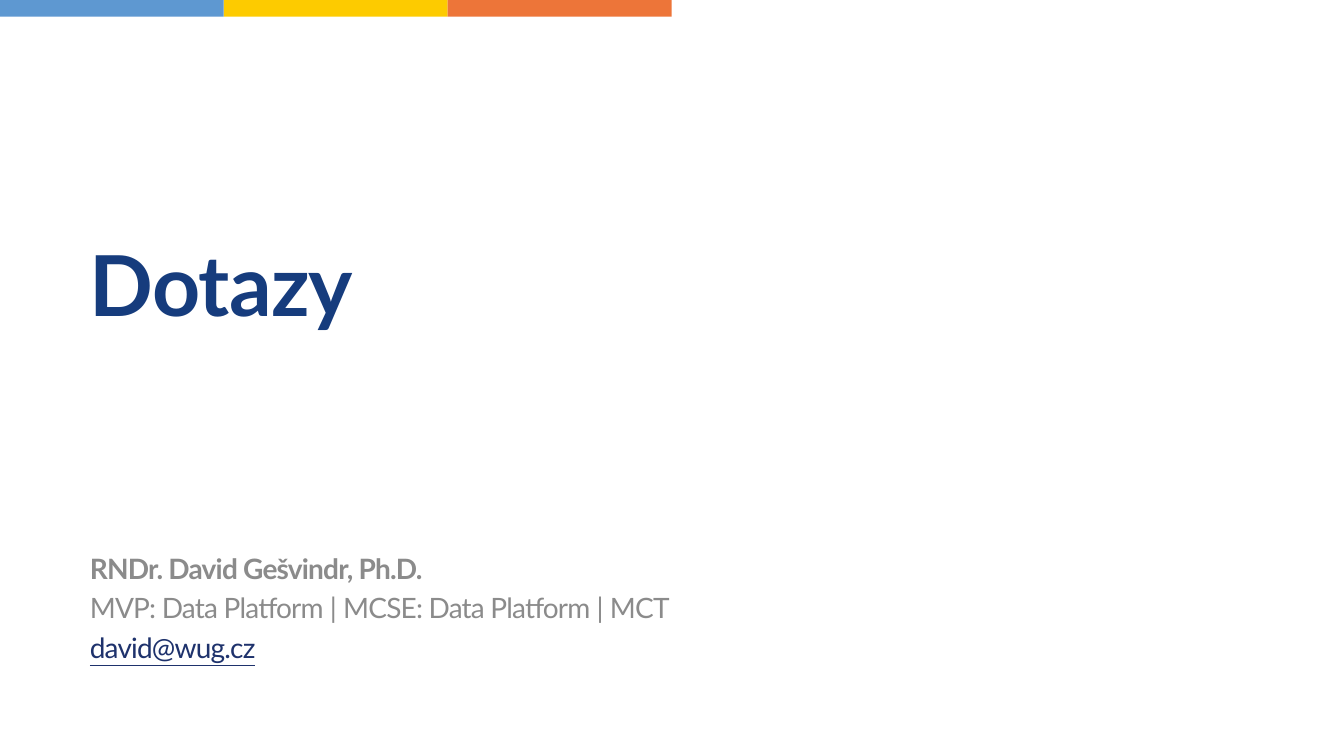
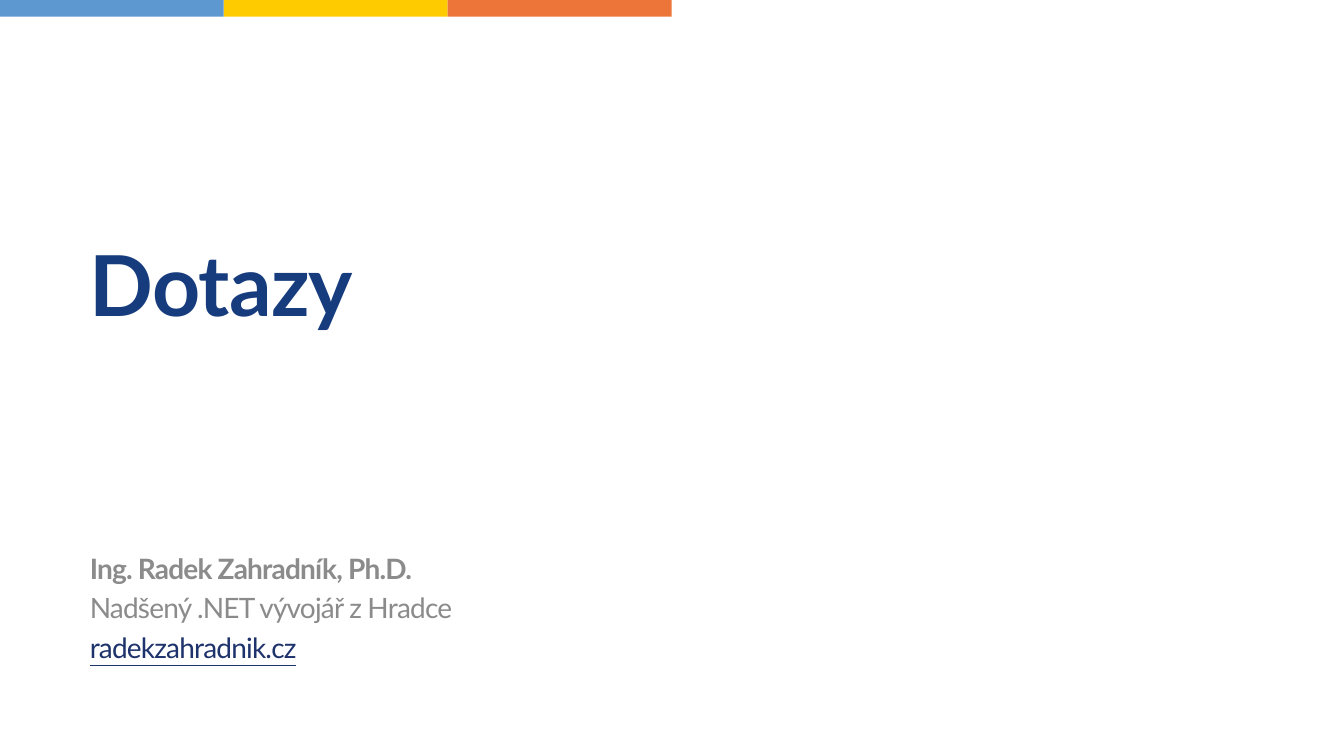
Before and after one commit to KUTlime/Talks, a slide deck: slide 18 of 2025-WugDaysPraha/Centrální správa NuGetů jednoduše/Prezentace.pptx. Drawn at 1344x756 pixels with LibreOffice and Linux fonts; fonts in the diff are those of the drawing. Boxes give left, top, right and bottom in pixels: in the first picture for what was removed or moved away, otherwise in the second. Text is boxed around its words. In the diff, an @@ line names an element or a change of style, - is before the commit and + after.

Commit message:
Fix dotazy

```diff
--- a/2025-WugDaysPraha/Centrální správa NuGetů jednoduše/Prezentace.pptx
+++ b/2025-WugDaysPraha/Centrální správa NuGetů jednoduše/Prezentace.pptx
@@ text at (90, 558, 452, 659): text changed @@
-RNDr. David Gešvindr, Ph.D.
-MVP: Data Platform | MCSE: Data Platform | MCT
-david@wug.cz
+Ing. Radek Zahradník, Ph.D.
+Nadšený .NET vývojář z Hradce
+radekzahradnik.cz
```
Also in this commit, not shown: 1 other slide changed.
